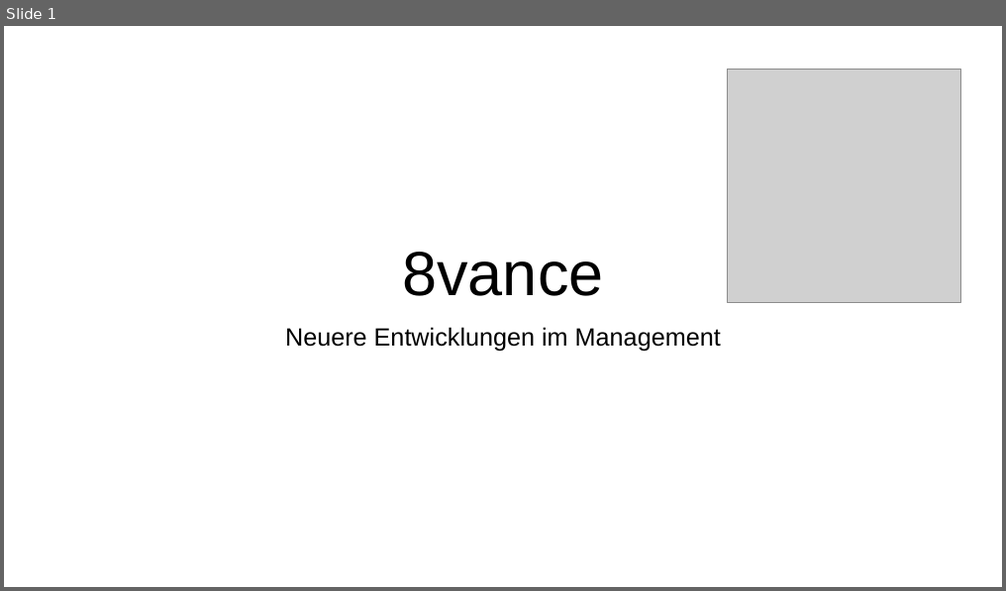
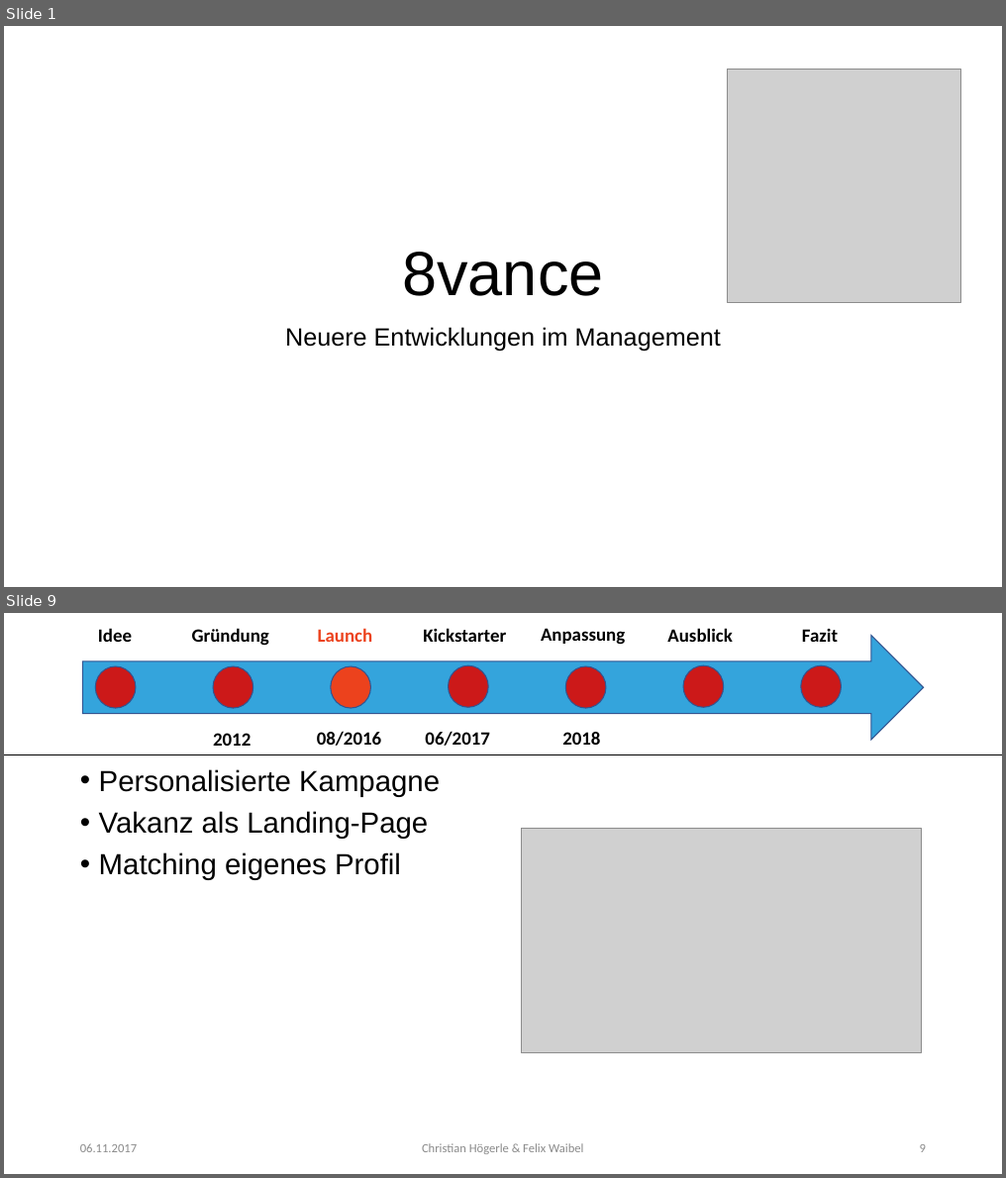
Before and after one commit to Fewa93/8vance, a slide deck: 8vance.pptx. Shown one above the other, each under a label of ours: slide 1 before the commit, slides 1 and 9 after it; the slides between them are not shown. The pictures are 1006x591 and 1006x1178 pixels, drawn with LibreOffice and Linux fonts; fonts in the diff are those of the drawing; grey boxes stand for pictures. Boxes give left, top, right and bottom in pixels: in the first picture for what was removed or moved away, otherwise in the second. Text is boxed around its words. In the diff, an @@ line names an element or a change of style, - is before the commit and + after.

```diff
--- a/8vance.pptx
+++ b/8vance.pptx
@@ slide 9 added at (4,613,1002,1174), background #FFFFFF @@
@@ group added at (82,628,924,746): 11 texts, 7 ellipses, 1 right arrow @@
+Idee
+Gründung
+Launch
+2012
+08/2016
+Kickstarter
+06/2017
+Anpassung
+2018
+Ausblick
+Fazit
@@ line added from (4, 755) to (1002, 755), #000000 0.5 pt @@
@@ text added at (99,769,440,880), 28 pt, text #000000 @@
+• Personalisierte Kampagne
+• Vakanz als Landing-Page
+• Matching eigenes Profil
@@ picture added at (522,828,922,1054) @@
@@ text added at (80,1144,137,1153), 12 pt, text #8C8C8C @@
+06.11.2017
@@ text added at (422,1144,583,1155), 12 pt, text #8C8C8C @@
+Christian Högerle & Felix Waibel
@@ page number added at (920,1145,926,1153), 12 pt, text #8C8C8C @@
+9
```
Also in this commit, not shown: 9 slides changed, 9 other slides added, 5 slides removed, 8 other files.
